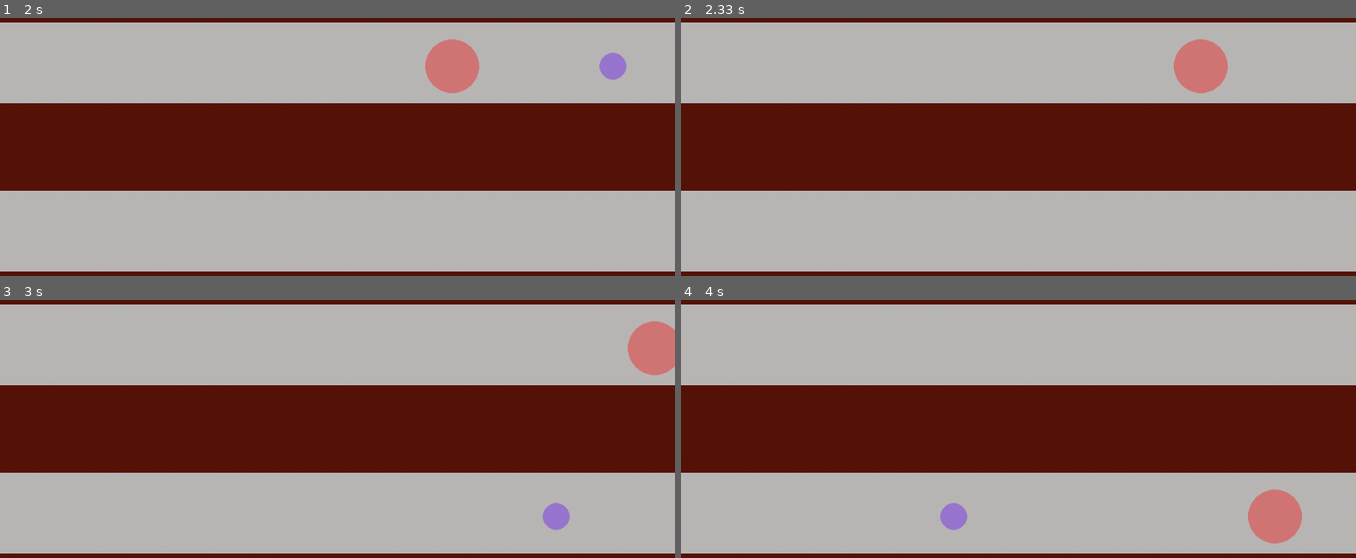
Above: before the commit, frames 1-4 (two rows, left to right).
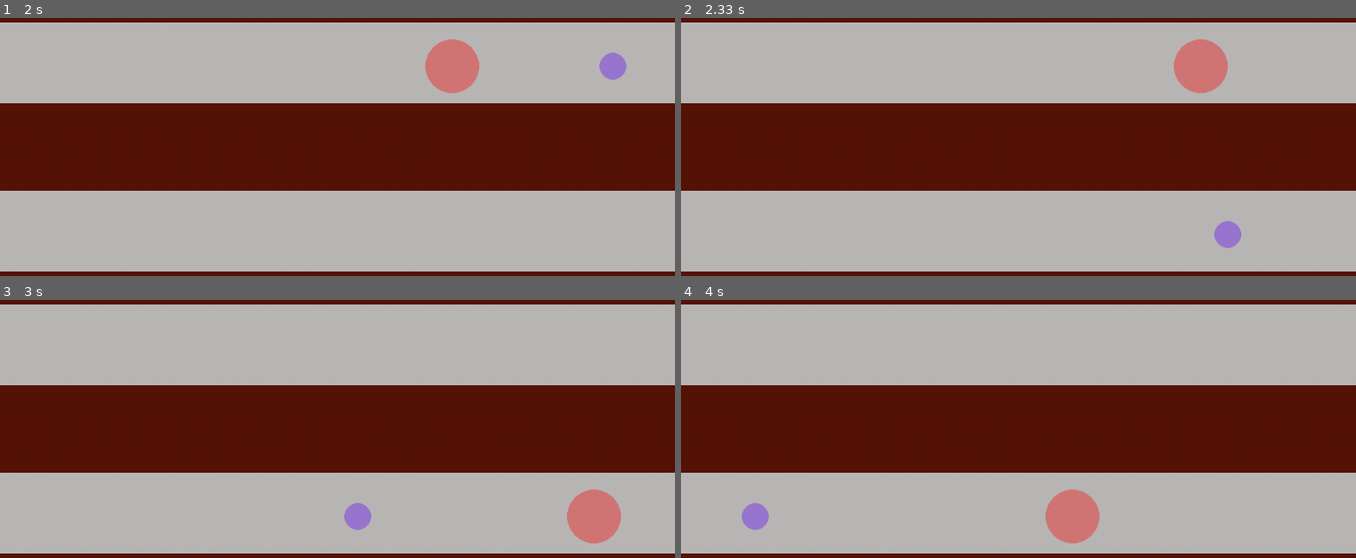
Above: after the commit, the same moments.

Repository: katebarcan/pygame-
Game: pygame game, started from task6.py
Two runs of this game, one before a commit and one after it. Both use one fixed random seed, a clock stepped at 60 frames per second and the inputs below.
Inputs:
- Up to frame 1 (2 s): no input
- Up to frame 2 (2.33 s): no input
- Up to frame 3 (3 s): no input
- Up to frame 4 (4 s): no input

Frame 1 is identical in both runs. In frame 2, 0.3% of the frame differs, in the area x 79-83%, y 78-90%; in frame 3, 3.2%; in frame 4, 3.3%, in the area x 9-92%, y 73-95%.

Commit message:
Update task6.py

Diff:
--- a/task6.py
+++ b/task6.py
@@ -38,6 +38,10 @@
 screen.blit(cannon2, (x2, y2))
 pg.display.update()
 
+
+rect1 = cannon1.get_rect(topleft=(x1, y1))
+rect2 = cannon2.get_rect(topleft=(x2, y2))
+
 speed1 = 5
 speed2 = 7
 
@@ -55,31 +59,31 @@
     if not flag_play:
             break
 
-    keys = pg.key.get_pressed()
-    if x1 >= WIDTH:
+    if rect1.right >= WIDTH:
         flag1 = 'влево'
-    if x1 <= -220:
+    if rect1.left <= -220:
         flag1 = 'вправо'
 
     if flag1 == 'вправо':
-        x1 += speed1
-        y1 = 90
+        rect1.x += speed1
+        rect1.y = 90
     if flag1 == 'влево':
-        x1 -= speed1
-        y1 = 340
+        rect1.x -= speed1
+        rect1.y = 340
 
-    if x2 >= WIDTH:
+
+    if rect2.right >= WIDTH:
         flag2 = 'влево'
-    if x2 <= -220:
+    if rect2.left <= -220:
         flag2 = 'вправо'
     if flag2 == 'вправо':
-        x2 += speed2
-        y2 = 90
+        rect2.x += speed2
+        rect2.y = 90
     if flag2 == 'влево':
-        x2 -= speed2
-        y2 = 340
+        rect2.x -= speed2
+        rect2.y = 340
 
     screen.blit(background, (0, 0))
-    screen.blit(cannon1, (x1, y1))
-    screen.blit(cannon2, (x2, y2))
+    screen.blit(cannon1, rect1)
+    screen.blit(cannon2, rect2)
     pg.display.update()
